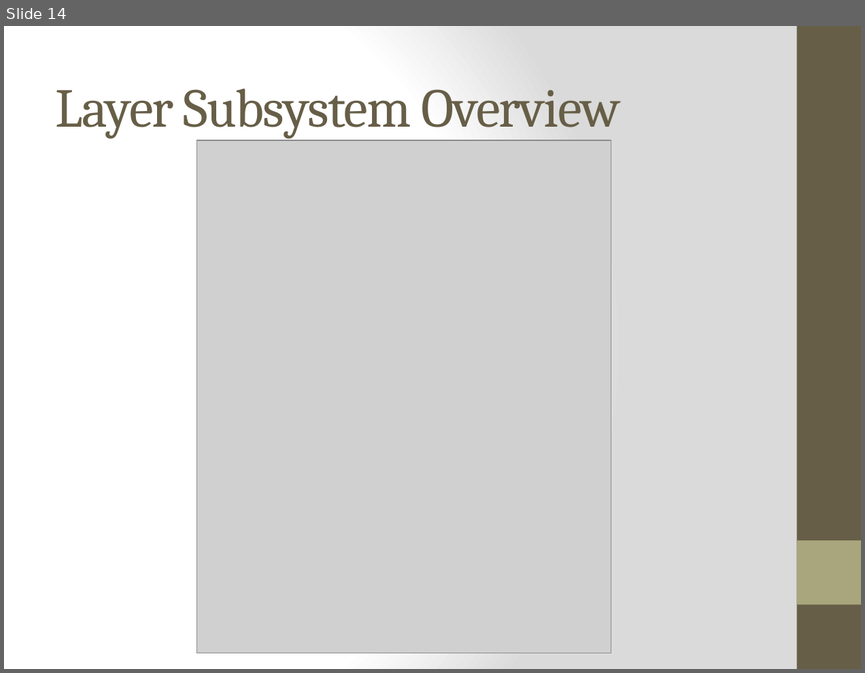
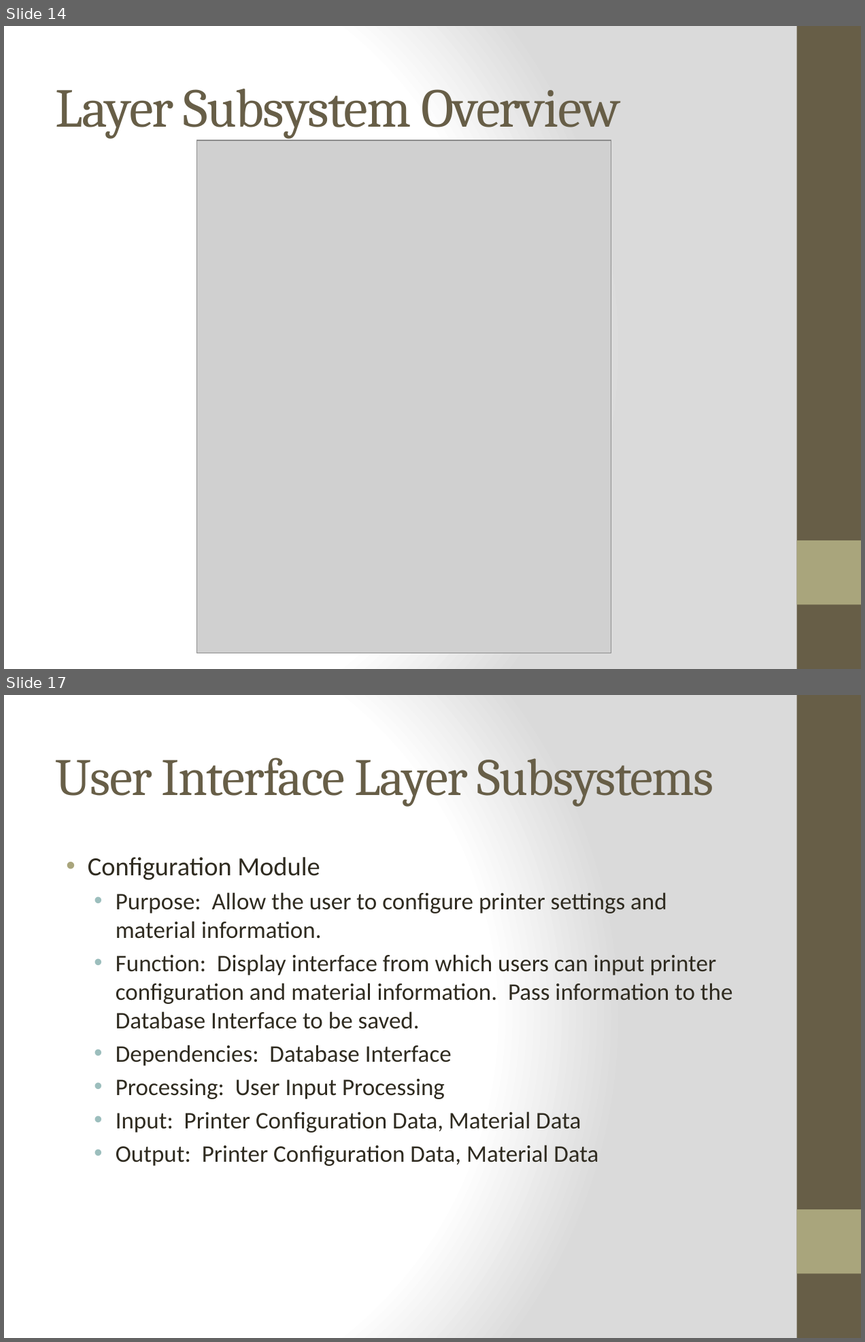
Before and after one commit to qpHalcy0n/SRDesign, a slide deck: ADS Gate Review/Team Ink3d ADS.pptx. Shown one above the other, each under a label of ours: slide 14 before the commit, slides 14 and 17 after it; the slides between them are not shown. The pictures are 865x673 and 865x1342 pixels, drawn with LibreOffice and Linux fonts; fonts in the diff are those of the drawing; grey boxes stand for pictures. Boxes give left, top, right and bottom in pixels: in the first picture for what was removed or moved away, otherwise in the second. Text is boxed around its words. In the diff, an @@ line names an element or a change of style, - is before the commit and + after.

Commit message:
ADS Gate Review - UI Layer Subsystems

```diff
--- a/ADS Gate Review/Team Ink3d ADS.pptx
+++ b/ADS Gate Review/Team Ink3d ADS.pptx
@@ slide 17 added at <box>4,695,861,1338</box>, background gradient #FFFFFF to #DADADA; not listed: 2 template elements that a slide beside it also shows @@
@@ title added at <box>56,758,714,807</box>, 44 pt, text #675E47 @@
+User Interface Layer Subsystems
@@ text added at <box>88,857,733,1166</box>, 20 pt, text #2F2B20 @@
+• Configuration Module
+  • Purpose: Allow the user to configure printer settings and material information.
+  • Function: Display interface from which users can input printer configuration and material information. Pass information to the Database Interface to be saved.
+  • Dependencies: Database Interface
+  • Processing: User Input Processing
+  • Input: Printer Configuration Data, Material Data
+  • Output: Printer Configuration Data, Material Data
```
Also in this commit, not shown: 4 other slides added.
